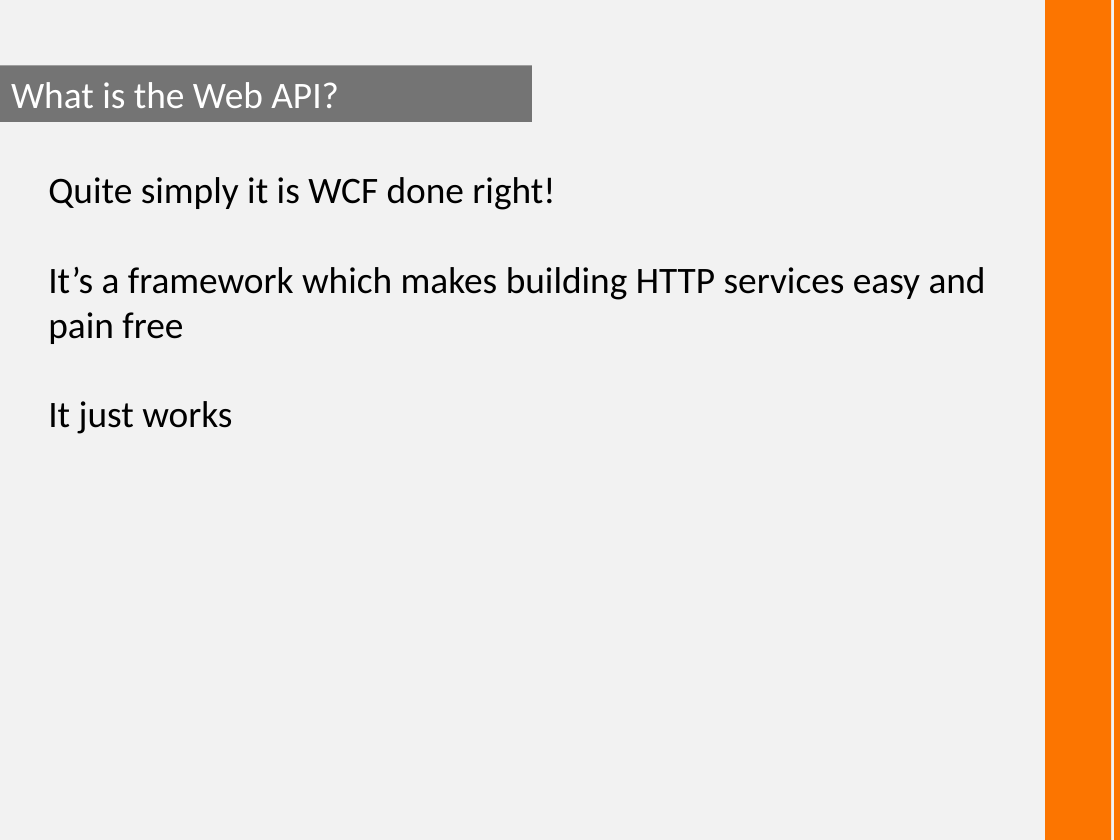
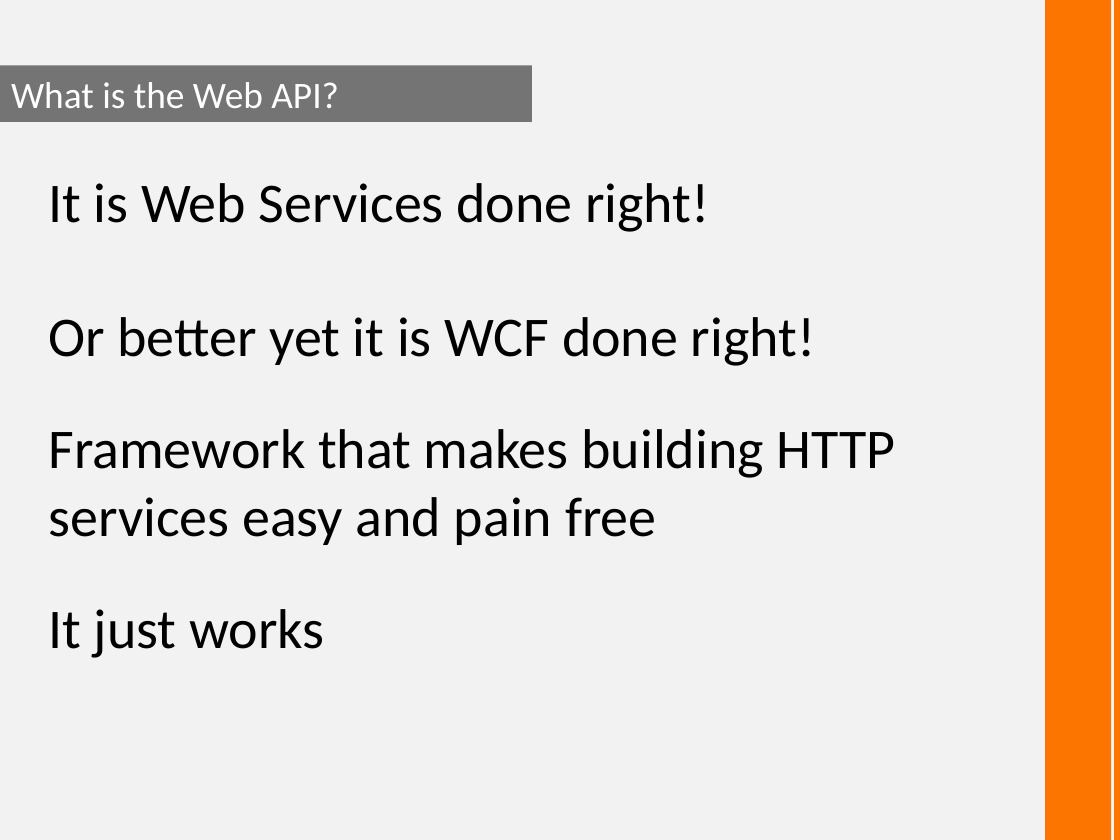
Before and after one commit to derikwhittaker/Demo.WebApi, a slide deck: slide 3 of Demo.WebApi.pptx. Drawn at 1120x840 pixels with LibreOffice and Linux fonts; fonts in the diff are those of the drawing. Boxes give left, top, right and bottom in pixels: in the first picture for what was removed or moved away, otherwise in the second. Text is boxed around its words. In the diff, an @@ line names an element or a change of style, - is before the commit and + after.

```diff
--- a/Demo.WebApi.pptx
+++ b/Demo.WebApi.pptx
@@ text at (x1=48, y1=183, x2=895, y2=545): text changed; size 24 to 36 pt @@
-Quite simply it is WCF done right!
-It’s a framework which makes building HTTP services easy and pain free
+It is Web Services done right!
+Or better yet it is WCF done right!
+Framework that makes building HTTP services easy and pain free
@@ text at (x1=48, y1=609, x2=324, y2=658): size 24 to 36 pt in "It just works" @@
```
Also in this commit, not shown: 9 other slides changed, 3 slides added.
